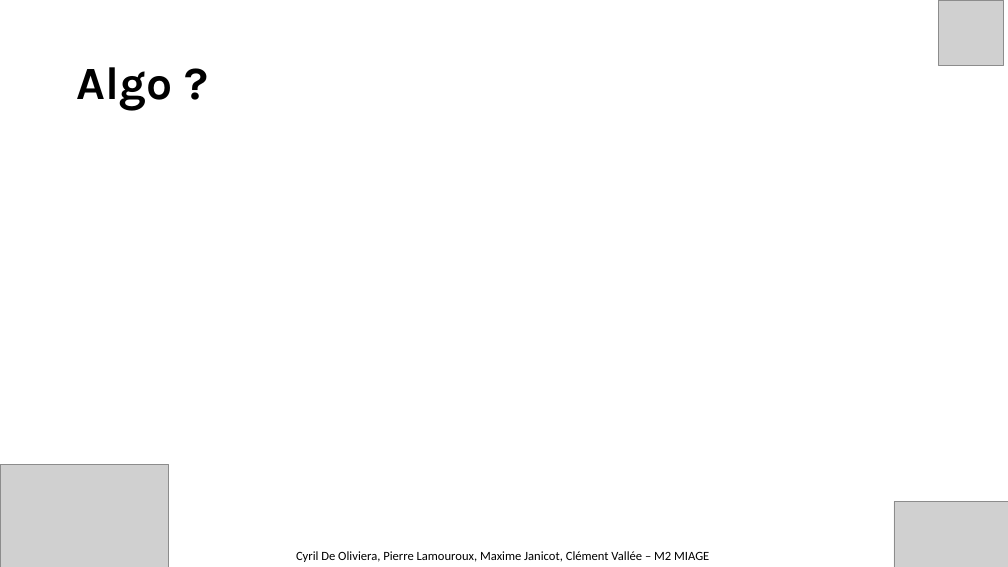
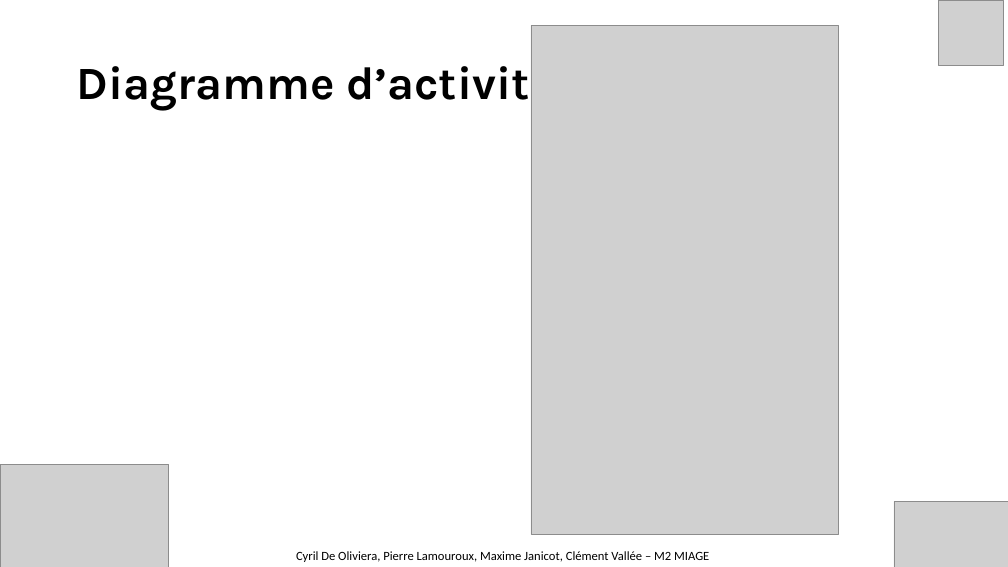
Before and after one commit to MrFrostiesK/SpeechtoText_API, a slide deck: slide 5 of CourtaudPPT/PPT_Presentation.pptx. Drawn at 1008x567 pixels with LibreOffice and Linux fonts; fonts in the diff are those of the drawing; grey boxes stand for pictures. Boxes give left, top, right and bottom in pixels: in the first picture for what was removed or moved away, otherwise in the second. Text is boxed around its words. In the diff, an @@ line names an element or a change of style, - is before the commit and + after.

```diff
--- a/CourtaudPPT/PPT_Presentation.pptx
+++ b/CourtaudPPT/PPT_Presentation.pptx
@@ picture added at [531, 25, 839, 534] @@
@@ title at [77, 58, 555, 110]: text changed @@
-Algo ?
+Diagramme d’activité
```
Also in this commit, not shown: 6 other slides changed, 5 other files.
